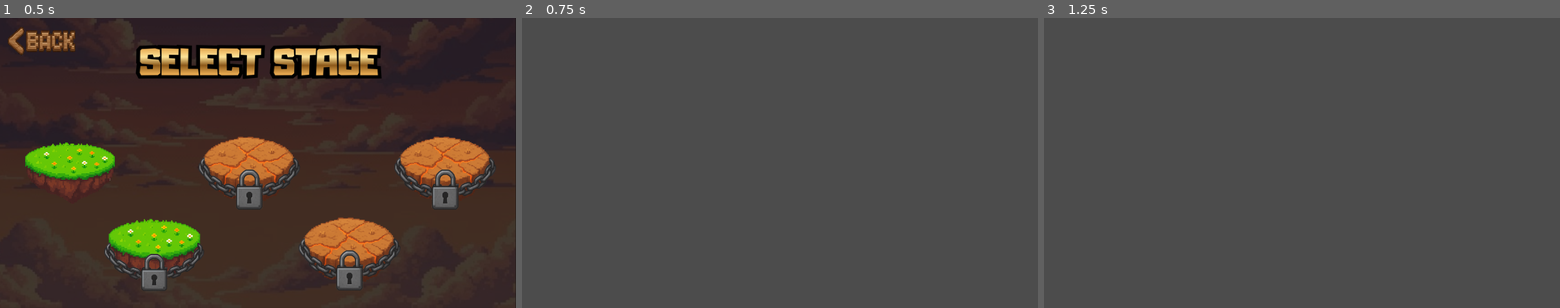
Above: before the commit, frames 1-3 (left to right).
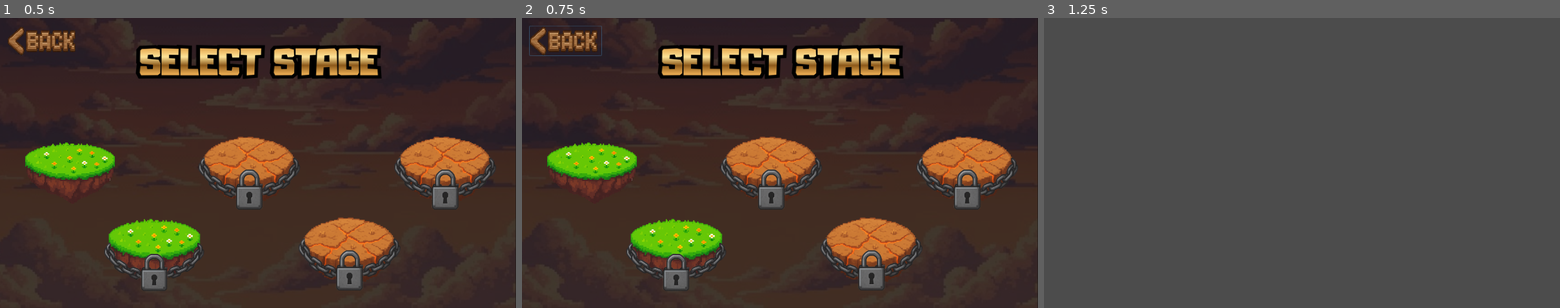
Above: after the commit, the same moments.

Repository: Nadhif62/HEROES-CODE-Coding-Education
Game: Godot game, scene res://Scene/StageSelect.tscn
Same seed, same stepped clock (60 frames per second), same inputs: the game is played once before the commit and once after it. This scene is started directly instead of the project's main scene.
Inputs (mouse positions are in pixels of both pictures, inside the frame that each line leads up to):
- Up to frame 1 (0.5 s): no input
- Up to frame 2 (0.75 s): click (563, 41) at 0.5 s
- Up to frame 3 (1.25 s): no input

Frame 1 is identical in both runs. In frame 2, 98% of the frame differs, in the area x 0-100%, y 0-100%; in frame 3, nothing differs.

Commit message:
update

Diff:
--- a/Materi.gd
+++ b/Materi.gd
@@ -3,8 +3,8 @@
 onready var scroll_container = $TextureRect/ScrollContainer
 onready var vbox_container = $TextureRect/ScrollContainer/VBoxContainer
 onready var close_button = $CloseButton
+onready var sfx_click = $SFXClick
 
-# PENTING: Kita preload dulu scenenya biar bisa ditumpuk
 var scene_isi_materi = preload("res://Scene/Materi/IsiMateri.tscn")
 
 func _ready():
@@ -47,13 +47,12 @@
 		close_button.connect("pressed", self, "_on_close_pressed")
 
 func buka_materi(nomor):
+	sfx_click.play()
 	Global.materi_aktif = nomor
-
-	# --- PERBAIKAN DISINI ---
-	# Jangan change_scene, tapi Instance & Add Child (Menumpuk)
 	var popup = scene_isi_materi.instance()
 	add_child(popup)
 
 func _on_close_pressed():
-	# Hancurkan diri sendiri biar Main Menu di belakangnya kelihatan lagi
+	sfx_click.play()
+	yield(get_tree().create_timer(0.2), "timeout")
 	queue_free()
--- a/Scene/About.tscn
+++ b/Scene/About.tscn
@@ -1,9 +1,10 @@
-[gd_scene load_steps=6 format=2]
+[gd_scene load_steps=7 format=2]
 
 [ext_resource path="res://Assets/UI/IsiAbout.png" type="Texture" id=1]
 [ext_resource path="res://Assets/UI/CloseBtn.png" type="Texture" id=2]
 [ext_resource path="res://Assets/UI/MateriBG.png" type="Texture" id=3]
 [ext_resource path="res://Script/About.gd" type="Script" id=4]
+[ext_resource path="res://Assets/SFX/ClickButton.mp3" type="AudioStream" id=5]
 
 [sub_resource type="StyleBoxFlat" id=1]
 bg_color = Color( 0, 0, 0, 0.729412 )
@@ -55,3 +56,7 @@
 margin_bottom = 125.0
 texture = ExtResource( 2 )
 expand = true
+
+[node name="SFXClick" type="AudioStreamPlayer" parent="."]
+stream = ExtResource( 5 )
+bus = "SFX"
--- a/Scene/Enemy/DemonLord.tscn
+++ b/Scene/Enemy/DemonLord.tscn
@@ -10,6 +10,7 @@
 [ext_resource path="res://Assets/DemonLord/Demon Lord Idle3.png" type="Texture" id=8]
 [ext_resource path="res://Assets/DemonLord/Demon lord attack2.png" type="Texture" id=9]
 [ext_resource path="res://Script/DemonLord.gd" type="Script" id=10]
+[ext_resource path="res://Assets/SFX/Demon lord and Necromancer Summon and Death.mp3" type="AudioStream" id=11]
 
 [sub_resource type="SpriteFrames" id=1]
 animations = [ {
@@ -43,3 +44,13 @@
 
 [node name="CollisionShape2D" type="CollisionShape2D" parent="."]
 shape = SubResource( 2 )
+
+[node name="SFX" type="Node" parent="."]
+
+[node name="SFXSummon" type="AudioStreamPlayer" parent="SFX"]
+stream = ExtResource( 11 )
+bus = "SFX"
+
+[node name="SFXDeath" type="AudioStreamPlayer" parent="SFX"]
+stream = ExtResource( 11 )
+bus = "SFX"
--- a/Scene/Enemy/EnemySkeleton.tscn
+++ b/Scene/Enemy/EnemySkeleton.tscn
@@ -8,6 +8,8 @@
 [ext_resource path="res://Assets/Enemy/Skeleton Idle3.png" type="Texture" id=6]
 [ext_resource path="res://Assets/Enemy/Skeleton Attack2.png" type="Texture" id=7]
 [ext_resource path="res://Assets/Enemy/Skeleton Attack1.png" type="Texture" id=8]
+[ext_resource path="res://Assets/SFX/Knight and SkeletonAttack.mp3" type="AudioStream" id=9]
+[ext_resource path="res://Assets/SFX/Skeleton Death.mp3" type="AudioStream" id=10]
 
 [sub_resource type="SpriteFrames" id=1]
 animations = [ {
@@ -36,3 +38,13 @@
 
 [node name="CollisionShape2D" type="CollisionShape2D" parent="."]
 shape = SubResource( 2 )
+
+[node name="SFX" type="Node" parent="."]
+
+[node name="SFXAttack" type="AudioStreamPlayer" parent="SFX"]
+stream = ExtResource( 9 )
+bus = "SFX"
+
+[node name="SFXDeath" type="AudioStreamPlayer" parent="SFX"]
+stream = ExtResource( 10 )
+bus = "SFX"
--- a/Scene/Enemy/EnemySlime.tscn
+++ b/Scene/Enemy/EnemySlime.tscn
@@ -14,6 +14,7 @@
 [ext_resource path="res://Assets/Enemy/Slime Idle6.png" type="Texture" id=12]
 [ext_resource path="res://Assets/Enemy/Slime Idle4.png" type="Texture" id=13]
 [ext_resource path="res://Script/EnemySlime.gd" type="Script" id=14]
+[ext_resource path="res://Assets/SFX/Slime Attack and Death.mp3" type="AudioStream" id=15]
 
 [sub_resource type="SpriteFrames" id=1]
 animations = [ {
@@ -41,3 +42,13 @@
 
 [node name="CollisionShape2D" type="CollisionShape2D" parent="."]
 shape = SubResource( 2 )
+
+[node name="SFX" type="Node" parent="."]
+
+[node name="SFXAttack" type="AudioStreamPlayer" parent="SFX"]
+stream = ExtResource( 15 )
+bus = "SFX"
+
+[node name="SFXDeath" type="AudioStreamPlayer" parent="SFX"]
+stream = ExtResource( 15 )
+bus = "SFX"
--- a/Scene/Enemy/Necromancer.tscn
+++ b/Scene/Enemy/Necromancer.tscn
@@ -14,6 +14,7 @@
 [ext_resource path="res://Assets/Necromancer/Necromancer Damaged1.png" type="Texture" id=12]
 [ext_resource path="res://Assets/Necromancer/Necromancer Damaged2.png" type="Texture" id=13]
 [ext_resource path="res://Assets/Necromancer/Necromancer Summon 5.png" type="Texture" id=14]
+[ext_resource path="res://Assets/SFX/Demon lord and Necromancer Summon and Death.mp3" type="AudioStream" id=15]
 
 [sub_resource type="SpriteFrames" id=1]
 animations = [ {
@@ -47,3 +48,13 @@
 [node name="CollisionShape2D" type="CollisionShape2D" parent="." groups=["boss", "enemy"]]
 position = Vector2( 0, -9 )
 shape = SubResource( 2 )
+
+[node name="SFX" type="Node" parent="."]
+
+[node name="SFXSummon" type="AudioStreamPlayer" parent="SFX"]
+stream = ExtResource( 15 )
+bus = "SFX"
+
+[node name="SFXDeath" type="AudioStreamPlayer" parent="SFX"]
+stream = ExtResource( 15 )
+bus = "SFX"
--- a/Scene/Main Menu.tscn
+++ b/Scene/Main Menu.tscn
@@ -8,6 +8,7 @@
 [ext_resource path="res://Assets/UI/About.png" type="Texture" id=6]
 [ext_resource path="res://Assets/BG/BG HOME.png" type="Texture" id=7]
 [ext_resource path="res://Script/Main Menu.gd" type="Script" id=8]
+[ext_resource path="res://Assets/SFX/ClickButton.mp3" type="AudioStream" id=9]
 
 [node name="Main Menu" type="Control"]
 anchor_right = 1.0
@@ -111,3 +112,7 @@
 
 [node name="BGM" type="AudioStreamPlayer" parent="."]
 volume_db = 24.0
+
+[node name="SFXClick" type="AudioStreamPlayer" parent="."]
+stream = ExtResource( 9 )
+bus = "SFX"
--- a/Scene/Materi/IsiMateri.tscn
+++ b/Scene/Materi/IsiMateri.tscn
@@ -1,9 +1,10 @@
-[gd_scene load_steps=5 format=2]
+[gd_scene load_steps=6 format=2]
 
 [ext_resource path="res://Assets/UI/Materi/materi_2.png" type="Texture" id=1]
 [ext_resource path="res://Assets/UI/MateriBG.png" type="Texture" id=2]
 [ext_resource path="res://Script/IsiMateri.gd" type="Script" id=3]
 [ext_resource path="res://Assets/UI/CloseBtn.png" type="Texture" id=4]
+[ext_resource path="res://Assets/SFX/ClickButton.mp3" type="AudioStream" id=5]
 
 [node name="IsiMateri" type="Control"]
 anchor_right = 1.0
@@ -48,4 +49,8 @@
 texture = ExtResource( 4 )
 expand = true
 
+[node name="SFXClick" type="AudioStreamPlayer" parent="."]
+stream = ExtResource( 5 )
+bus = "SFX"
+
 [connection signal="pressed" from="BackButton" to="." method="_on_BackButton_pressed"]
--- a/Scene/Materi/Materi.tscn
+++ b/Scene/Materi/Materi.tscn
@@ -9,6 +9,7 @@
 [ext_resource path="res://Assets/UI/BtnMateri4.png" type="Texture" id=7]
 [ext_resource path="res://Assets/UI/BtnMateri3.png" type="Texture" id=8]
 [ext_resource path="res://Materi.gd" type="Script" id=9]
+[ext_resource path="res://Assets/SFX/ClickButton.mp3" type="AudioStream" id=10]
 
 [sub_resource type="StyleBoxFlat" id=1]
 bg_color = Color( 0, 0, 0, 0.729412 )
@@ -182,3 +183,7 @@
 margin_bottom = 125.0
 texture = ExtResource( 2 )
 expand = true
+
+[node name="SFXClick" type="AudioStreamPlayer" parent="."]
+stream = ExtResource( 10 )
+bus = "SFX"
--- a/Scene/Pause.tscn
+++ b/Scene/Pause.tscn
@@ -1,10 +1,11 @@
-[gd_scene load_steps=7 format=2]
+[gd_scene load_steps=8 format=2]
 
 [ext_resource path="res://Assets/UI/Setting.png" type="Texture" id=1]
 [ext_resource path="res://Assets/UI/Home.png" type="Texture" id=2]
 [ext_resource path="res://Assets/UI/Pause Stage 1.png" type="Texture" id=3]
 [ext_resource path="res://Assets/UI/BackToGame.png" type="Texture" id=4]
 [ext_resource path="res://Script/Pause.gd" type="Script" id=5]
+[ext_resource path="res://Assets/SFX/ClickButton.mp3" type="AudioStream" id=6]
 
 [sub_resource type="StyleBoxFlat" id=1]
 bg_color = Color( 0, 0, 0, 0.729412 )
@@ -66,3 +67,7 @@
 margin_bottom = 125.0
 texture = ExtResource( 2 )
 expand = true
+
+[node name="SFXClick" type="AudioStreamPlayer" parent="."]
+stream = ExtResource( 6 )
+bus = "SFX"
--- a/Scene/Player.tscn
+++ b/Scene/Player.tscn
@@ -49,6 +49,8 @@
 [ext_resource path="res://Assets/Knight/Knight Attack4.png" type="Texture" id=47]
 [ext_resource path="res://Assets/Knight/Knight Attack Behind4.png" type="Texture" id=48]
 [ext_resource path="res://Script/Player.gd" type="Script" id=49]
+[ext_resource path="res://Assets/SFX/Knight and SkeletonAttack.mp3" type="AudioStream" id=50]
+[ext_resource path="res://Assets/SFX/Steps.mp3" type="AudioStream" id=51]
 
 [sub_resource type="SpriteFrames" id=4]
 animations = [ {
@@ -129,3 +131,13 @@
 
 [node name="CollisionShape2D" type="CollisionShape2D" parent="."]
 shape = SubResource( 18 )
+
+[node name="SFX" type="Node" parent="."]
+
+[node name="SFXSteps" type="AudioStreamPlayer" parent="SFX"]
+stream = ExtResource( 51 )
+bus = "SFX"
+
+[node name="SFXAttack" type="AudioStreamPlayer" parent="SFX"]
+stream = ExtResource( 50 )
+bus = "SFX"
--- a/Scene/Setting.tscn
+++ b/Scene/Setting.tscn
@@ -7,6 +7,7 @@
 [ext_resource path="res://Assets/UI/TombolOff Unpressed.png" type="Texture" id=5]
 [ext_resource path="res://Script/Setting.gd" type="Script" id=6]
 [ext_resource path="res://Assets/UI/CloseBtn.png" type="Texture" id=7]
+[ext_resource path="res://Assets/SFX/ClickButton.mp3" type="AudioStream" id=8]
 
 [sub_resource type="StyleBoxFlat" id=1]
 bg_color = Color( 0, 0, 0, 0.729412 )
@@ -102,3 +103,7 @@
 margin_bottom = 125.0
 texture = ExtResource( 7 )
 expand = true
+
+[node name="SFXClick" type="AudioStreamPlayer" parent="."]
+stream = ExtResource( 8 )
+bus = "SFX"
--- a/Scene/StageSelect.tscn
+++ b/Scene/StageSelect.tscn
@@ -8,6 +8,7 @@
 [ext_resource path="res://Assets/Stages/Stage 3-5 locked.png" type="Texture" id=6]
 [ext_resource path="res://Assets/Stages/Stage 1-2 locked.png" type="Texture" id=7]
 [ext_resource path="res://Assets/UI/backbutton.png" type="Texture" id=8]
+[ext_resource path="res://Assets/SFX/ClickButton.mp3" type="AudioStream" id=9]
 
 [sub_resource type="StyleBoxFlat" id=1]
 bg_color = Color( 0, 0, 0, 0.729412 )
@@ -139,3 +140,7 @@
 rect_scale = Vector2( 0.65, 0.65 )
 texture = ExtResource( 6 )
 expand = true
+
+[node name="SFXClick" type="AudioStreamPlayer" parent="."]
+stream = ExtResource( 9 )
+bus = "SFX"
--- a/Scene/UI.tscn
+++ b/Scene/UI.tscn
@@ -6,6 +6,7 @@
 [ext_resource path="res://Assets/UI/RunButtonDisablw.png" type="Texture" id=4]
 [ext_resource path="res://Assets/UI/StopButton.png" type="Texture" id=5]
 [ext_resource path="res://Assets/UI/RunButton.png" type="Texture" id=6]
+[ext_resource path="res://Assets/SFX/ClickButton.mp3" type="AudioStream" id=7]
 [ext_resource path="res://Script/UI.gd" type="Script" id=8]
 [ext_resource path="res://Assets/Fonts/pixelmix.ttf" type="DynamicFontData" id=9]
 
@@ -108,3 +109,7 @@
 margin_bottom = 101.0
 flat = true
 expand_icon = true
+
+[node name="SFXClick" type="AudioStreamPlayer" parent="."]
+stream = ExtResource( 7 )
+bus = "SFX"
--- a/Script/About.gd
+++ b/Script/About.gd
@@ -1,6 +1,7 @@
 extends Control
 
 onready var close_button = $CloseButton
+onready var sfx_click = $SFXClick
 
 func _ready():
 	if close_button:
@@ -9,4 +10,6 @@
 		print("Tombol Close tidak ditemukan!")
 
 func _on_close_pressed():
+	sfx_click.play()
+	yield(get_tree().create_timer(0.2), "timeout")
 	queue_free()
--- a/Script/DemonLord.gd
+++ b/Script/DemonLord.gd
@@ -5,6 +5,10 @@
 
 onready var sprite = $AnimatedSprite
 onready var collision = $CollisionShape2D
+
+# Setup Audio
+onready var sfx_summon = $SFX/SFXSummon
+onready var sfx_death = $SFX/SFXDeath
 
 func _ready():
 	add_to_group("enemy")
@@ -19,6 +23,8 @@
 		sprite.play("demonlord_idle")
 		get_tree().call_group("summoned_minion", "spawn_instant")
 	else:
+		# Play SFX Summon
+		sfx_summon.play()
 		sprite.play("demonlord_summon")
 		yield(get_tree().create_timer(0.5), "timeout")
 
@@ -44,6 +50,9 @@
 func die():
 	if is_dead: return
 	is_dead = true
+
+	# Play SFX Death
+	sfx_death.play()
 
 	if is_in_group("enemy"):
 		remove_from_group("enemy")
--- a/Script/EnemySkeleton.gd
+++ b/Script/EnemySkeleton.gd
@@ -5,6 +5,8 @@
 
 onready var sprite = $AnimatedSprite
 onready var collision = $CollisionShape2D
+onready var sfx_death = $SFX/SFXDeath
+onready var sfx_attack = $SFX/SFXAttack
 
 func _ready():
 	add_to_group("enemy")
@@ -51,6 +53,7 @@
 func die():
 	if is_dead: return
 
+	sfx_death.play()
 	is_dead = true
 	collision.set_deferred("disabled", true)
 
@@ -67,6 +70,7 @@
 func attack_target(player_body):
 	if is_dead: return
 
+	sfx_attack.play()
 	sprite.play("skeleton_attack")
 
 	yield(get_tree().create_timer(0.3 / float(speed_multiplier)), "timeout")
--- a/Script/EnemySlime.gd
+++ b/Script/EnemySlime.gd
@@ -5,6 +5,8 @@
 
 onready var sprite = $AnimatedSprite
 onready var collision = $CollisionShape2D
+onready var sfx_death = $SFX/SFXDeath
+onready var sfx_attack = $SFX/SFXAttack
 
 func _ready():
 	add_to_group("enemy")
@@ -23,6 +25,7 @@
 func die():
 	if is_dead: return
 
+	sfx_death.play()
 	is_dead = true
 	collision.set_deferred("disabled", true)
 
@@ -38,6 +41,7 @@
 func attack_target(player_body):
 	if is_dead: return
 
+	sfx_attack.play()
 	sprite.play("slime_attack")
 
 	yield(get_tree().create_timer(0.3 / float(speed_multiplier)), "timeout")
--- a/Script/IsiMateri.gd
+++ b/Script/IsiMateri.gd
@@ -2,6 +2,7 @@
 
 onready var tempat_foto = $TextureRect/ScrollContainer/TextureRect
 onready var scroll_container = $TextureRect/ScrollContainer
+onready var sfx_click = $SFXClick
 
 var folder_gambar = "res://Assets/UI/Materi/"
 
@@ -27,4 +28,6 @@
 		print("ERROR: Gambar tidak ditemukan di " + path_lengkap)
 
 func _on_BackButton_pressed():
+	sfx_click.play()
+	yield(get_tree().create_timer(0.2), "timeout")
 	queue_free()
--- a/Script/Main Menu.gd
+++ b/Script/Main Menu.gd
@@ -4,6 +4,8 @@
 var AboutScene = preload("res://Scene/About.tscn")
 var StageSelectScene = preload("res://Scene/StageSelect.tscn")
 var SettingScene = preload("res://Scene/Setting.tscn")
+
+onready var sfx_click = $SFXClick
 
 func _ready():
 	Global.play_bgm("menu_bgm")
@@ -14,24 +16,30 @@
 	$Setting.connect("pressed", self, "_on_Setting_pressed")
 
 func _on_Start_pressed():
+	sfx_click.play()
 	var stageselect_instance = StageSelectScene.instance()
 	add_child(stageselect_instance)
 	stageselect_instance.show()
 
 func _on_About_pressed():
+	sfx_click.play()
 	var about_instance = AboutScene.instance()
 	add_child(about_instance)
 	about_instance.show()
 
 func _on_Materi_pressed():
+	sfx_click.play()
 	var materi_instance = MateriScene.instance()
 	add_child(materi_instance)
 	materi_instance.show()
 
 func _on_Setting_pressed():
+	sfx_click.play()
 	var setting_instance = SettingScene.instance()
 	add_child(setting_instance)
 	setting_instance.show()
 
 func _on_Exit_pressed():
+	sfx_click.play()
+	yield(get_tree().create_timer(0.2), "timeout")
 	get_tree().quit()
--- a/Script/Necromancer.gd
+++ b/Script/Necromancer.gd
@@ -5,6 +5,10 @@
 
 onready var sprite = $AnimatedSprite
 onready var collision = $CollisionShape2D
+
+# Setup Audio
+onready var sfx_summon = $SFX/SFXSummon
+onready var sfx_death = $SFX/SFXDeath
 
 func _ready():
 	add_to_group("enemy")
@@ -19,6 +23,8 @@
 		sprite.play("necromancer_idle")
 		get_tree().call_group("summoned_minion", "spawn_instant")
 	else:
+		# Play SFX Summon hanya jika bukan spawn instant
+		sfx_summon.play()
 		sprite.play("necromancer_summon")
 		yield(get_tree().create_timer(0.5), "timeout")
 
@@ -45,11 +51,13 @@
 	if is_dead: return
 	is_dead = true
 
+	# Play SFX Death
+	sfx_death.play()
+
 	if is_in_group("enemy"):
 		remove_from_group("enemy")
 
 	collision.set_deferred("disabled", true)
-
 
 	sprite.play("necromancer_damaged")
 	yield(sprite, "animation_finished")
--- a/Script/Pause.gd
+++ b/Script/Pause.gd
@@ -1,17 +1,15 @@
 extends Control
 
-# [BARU] Load scene Setting terlebih dahulu
 var SettingScene = preload("res://Scene/Setting.tscn")
 
 onready var stage_pause = $StagePause
 onready var btn_back = $BackToGame
 onready var btn_setting = $Setting
 onready var btn_home = $Home
+onready var sfx_click = $SFXClick
 
 func _ready():
 	visible = false
-	# Ini membuat Pause menu DAN anak-anaknya (termasuk Setting nanti)
-	# tetap jalan meskipun game dipause
 	pause_mode = Node.PAUSE_MODE_PROCESS
 
 	btn_back.connect("pressed", self, "_on_BackToGame_pressed")
@@ -25,17 +23,15 @@
 	var id = scene.get("stage_id")
 
 	if id == null:
-		return # Tidak perlu print error kalau tidak ada id, return saja
+		return
 
 	var path = "res://Assets/UI/Pause Stage %s.png" % id
 
 	if ResourceLoader.exists(path):
 		stage_pause.texture = load(path)
 
-# =============================================================
-# LOGIKA TOMBOL
-# =============================================================
 func open_pause():
+	sfx_click.play()
 	get_tree().paused = true
 	visible = true
 
@@ -44,12 +40,16 @@
 	visible = false
 
 func _on_BackToGame_pressed():
+	sfx_click.play()
 	close_pause()
 
 func _on_Setting_pressed():
+	sfx_click.play()
 	var setting_instance = SettingScene.instance()
 	add_child(setting_instance)
 
 func _on_Home_pressed():
+	sfx_click.play()
+	yield(get_tree().create_timer(0.2), "timeout")
 	get_tree().paused = false
 	get_tree().change_scene("res://Scene/Main Menu.tscn")
--- a/Script/Player.gd
+++ b/Script/Player.gd
@@ -18,6 +18,9 @@
 
 onready var sprite = $AnimatedSprite
 onready var text_edit = get_node("../../UI/TextureRect/TextEdit")
+onready var sfx_step = $SFX/SFXSteps
+onready var sfx_attack = $SFX/SFXAttack
+
 var StageCompletedScene = preload("res://Scene/StageCompleted.tscn")
 
 func _ready():
@@ -359,6 +362,8 @@
 
 		if not running: break
 
+		sfx_step.play()
+
 		var pixels_moved = 0.0
 		var target_pixels = cell_size
 
@@ -406,6 +411,9 @@
 func _attack():
 	while is_knockback: yield(get_tree(), "idle_frame")
 	if not running: return
+
+	sfx_step.stop() # MATIKAN suara langkah agar tidak bocor
+	sfx_attack.play()
 
 	if sprite.frames.has_animation("knight_attack_" + facing):
 		sprite.play("knight_attack_%s" % facing)
@@ -459,10 +467,16 @@
 	get_tree().call_group("enemy", "revive")
 	get_tree().call_group("finish", "reset")
 
+	# Matikan semua sfx saat reset
+	sfx_step.stop()
+	sfx_attack.stop()
+
 func apply_knockback():
 	if is_knockback: return
 	is_knockback = true
 	_sprite_idle()
+
+	sfx_step.stop() # Knockback juga harus stop langkah
 
 	var t_flash = Tween.new()
 	add_child(t_flash)
@@ -486,6 +500,7 @@
 	is_knockback = false
 
 func die():
+	sfx_step.stop() # Pastikan diam saat mati
 	running = false
 	set_process(false)
 	yield(get_tree().create_timer(0.8 / float(speed_multiplier)), "timeout")
@@ -496,6 +511,7 @@
 	yield(tween, "tween_completed")
 
 func victory():
+	sfx_step.stop() # PENTING: Matikan suara langkah saat menang
 	running = false
 	set_process(false)
 	_sprite_idle()
--- a/Script/Setting.gd
+++ b/Script/Setting.gd
@@ -1,6 +1,5 @@
 extends Control
 
-# --- BAGIAN INI SUDAH DIPERBAIKI (Sesuai Scene Tree kamu) ---
 onready var btn_bgm_on = $TombolBGMOn
 onready var btn_bgm_off = $TombolBGMOff
 onready var btn_sfx_on = $TombolSFXOn
@@ -8,9 +7,9 @@
 onready var btn_skip_on = $TombolSkipOn
 onready var btn_skip_off = $TombolSkipOff
 onready var btn_close = $CloseButton
+onready var sfx_click = $SFXClick
 
 func _ready():
-	# Update tampilan sesuai default Global saat pertama dibuka
 	update_tampilan()
 
 	btn_bgm_on.connect("pressed", self, "_tekan_bgm_on")
@@ -25,9 +24,6 @@
 	btn_close.connect("pressed", self, "_tekan_close")
 
 func update_tampilan():
-	# Sinkronisasi dengan Global.gd
-	# Jika ON, maka tombol ON didisabled (terkunci/terpilih)
-
 	btn_bgm_on.disabled = Global.bgm_on
 	btn_bgm_off.disabled = not Global.bgm_on
 
@@ -37,31 +33,37 @@
 	btn_skip_on.disabled = Global.skip_story_on
 	btn_skip_off.disabled = not Global.skip_story_on
 
-# --- FUNGSI PENEKAN TOMBOL ---
-
 func _tekan_bgm_on():
+	sfx_click.play()
 	Global.set_bgm(true)
 	update_tampilan()
 
 func _tekan_bgm_off():
+	sfx_click.play()
 	Global.set_bgm(false)
 	update_tampilan()
 
 func _tekan_sfx_on():
+	sfx_click.play()
 	Global.set_sfx(true)
 	update_tampilan()
 
 func _tekan_sfx_off():
+	sfx_click.play()
 	Global.set_sfx(false)
 	update_tampilan()
 
 func _tekan_skip_on():
+	sfx_click.play()
 	Global.set_skip_story(true)
 	update_tampilan()
 
 func _tekan_skip_off():
+	sfx_click.play()
 	Global.set_skip_story(false)
 	update_tampilan()
 
 func _tekan_close():
+	sfx_click.play()
+	yield(get_tree().create_timer(0.2), "timeout")
 	queue_free()
--- a/Script/StageSelect.gd
+++ b/Script/StageSelect.gd
@@ -16,6 +16,7 @@
 ]
 
 onready var back_button = $Back
+onready var sfx_click = $SFXClick
 
 func _ready():
 	update_stage_lock()
@@ -46,6 +47,8 @@
 			stage_buttons[i].connect("pressed", self, "_on_stage_button_pressed", [i + 1])
 
 func _on_stage_button_pressed(stage_number):
+	sfx_click.play()
+
 	var path = ""
 
 	if stage_number == 4:
@@ -54,9 +57,10 @@
 		path = "res://Scene/Stage/Stage5Phase1.tscn"
 	else:
 		path = "res://Scene/Stage/Stage%d.tscn" % stage_number
-	# ---------------------------
 
 	Global.stop_bgm()
+
+	yield(get_tree().create_timer(0.2), "timeout")
 
 	if ResourceLoader.exists(path):
 		get_tree().change_scene(path)
@@ -64,4 +68,6 @@
 		print("Scene tidak ditemukan: %s" % path)
 
 func _on_back_button_pressed():
+	sfx_click.play()
+	yield(get_tree().create_timer(0.2), "timeout")
 	queue_free()
--- a/Script/UI.gd
+++ b/Script/UI.gd
@@ -35,6 +35,8 @@
 onready var panel_bg = $TextureRect
 onready var expand_button = $TextureRect/ExpandButton
 
+onready var sfx_click = $SFXClick
+
 func _ready():
 	pause_instance = pause_scene.instance()
 	add_child(pause_instance)
@@ -76,6 +78,7 @@
 
 func _on_expand_pressed():
 	if not panel_bg: return
+	sfx_click.play()
 
 	is_expanded = !is_expanded
 
@@ -168,6 +171,7 @@
 			run_button.modulate = Color(0.5, 0.5, 0.5, 1)
 
 func _on_run_pressed():
+	sfx_click.play()
 	player.text_edit = text_box
 	if player.has_method("run_script"):
 		set_run_button_enabled(false)
@@ -175,6 +179,7 @@
 		if is_expanded: _on_expand_pressed()
 
 func _on_stop_pressed():
+	sfx_click.play()
 	if player.has_method("reset_script"):
 		player.reset_script()
 		set_run_button_enabled(true)
@@ -183,6 +188,7 @@
 	set_run_button_enabled(true)
 
 func _on_speed_pressed():
+	sfx_click.play()
 	current_speed_index = (current_speed_index + 1) % speed_textures.size()
 	if speed_texture_rect:
 		speed_texture_rect.texture = speed_textures[current_speed_index]
--- a/default_bus_layout.tres
+++ b/default_bus_layout.tres
@@ -11,5 +11,5 @@
 bus/2/solo = false
 bus/2/mute = false
 bus/2/bypass_fx = false
-bus/2/volume_db = 0.0
+bus/2/volume_db = 6.02
 bus/2/send = "Master"
Not shown, added: Assets/SFX/ClickButton.mp3.import
Not shown, added: Assets/SFX/Demon lord and Necromancer Summon and Death.mp3.import
Not shown, added: Assets/SFX/GameComplate.mp3.import
Not shown, added: Assets/SFX/GameOver.mp3.import
Not shown, added: Assets/SFX/Knight and SkeletonAttack.mp3.import
Not shown, added: Assets/SFX/Skeleton Death.mp3.import
Not shown, added: Assets/SFX/Slime Attack and Death.mp3.import
Not shown, added: Assets/SFX/Steps.mp3.import
Not shown: 1 places in Scene/Enemy/DemonLord.tscn that only renumber resources
Not shown: 1 places in Scene/Enemy/EnemySkeleton.tscn that only renumber resources
Not shown: 1 places in Scene/Enemy/EnemySlime.tscn that only renumber resources
Not shown: 1 places in Scene/Enemy/Necromancer.tscn that only renumber resources
(and 14 more such lines)
